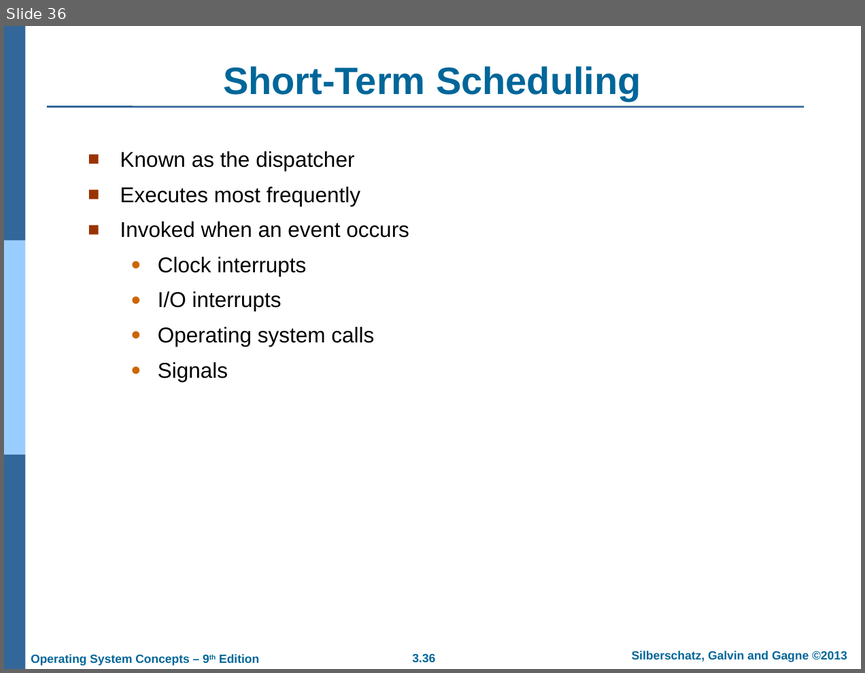
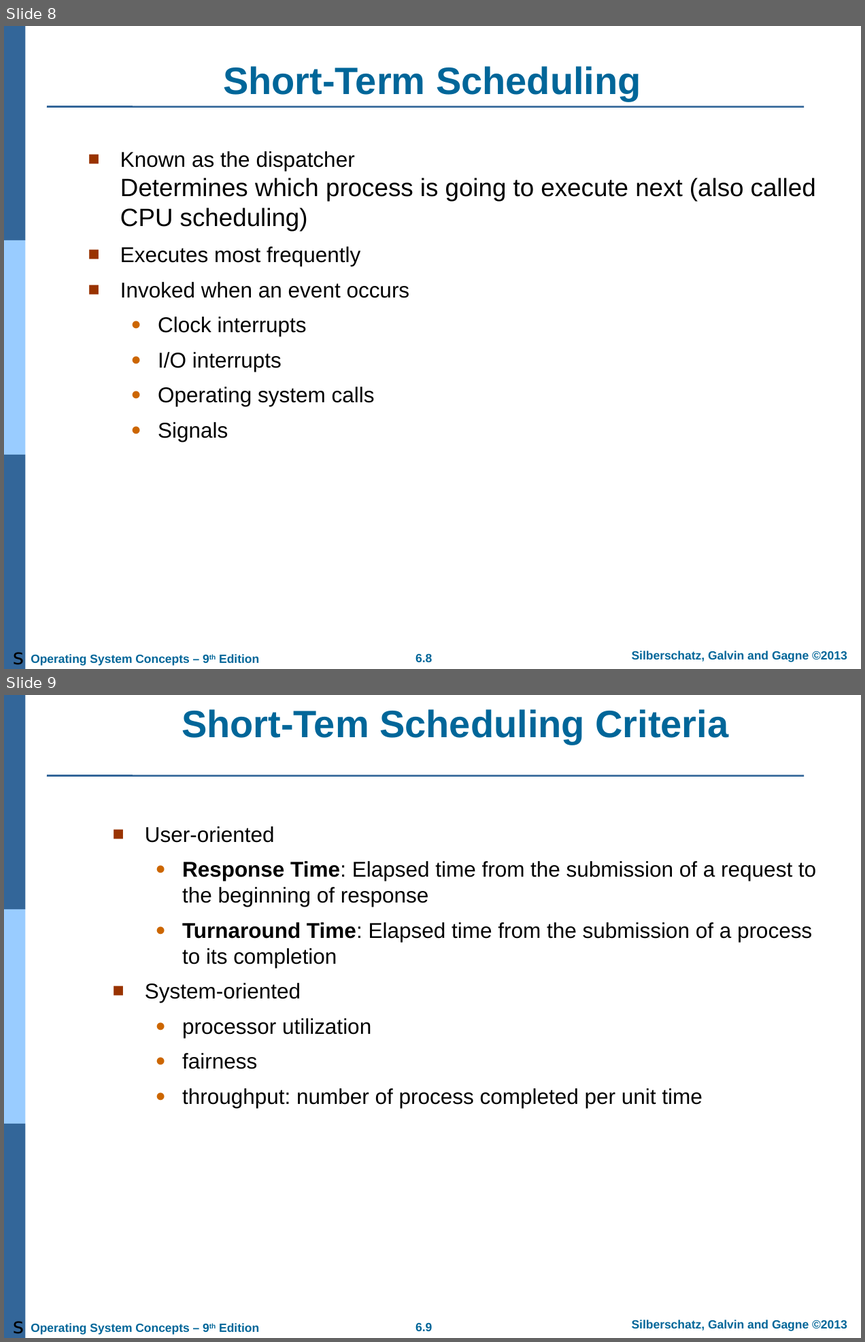
Before and after one commit to qasim2020/givezakat, a slide deck: static/AOS/Chapter 3.ppt. Shown one above the other, each under a label of ours: slide 36 before the commit, slides 8 and 9 after it. The pictures are 865x673 and 865x1342 pixels, drawn with LibreOffice and Linux fonts; fonts in the diff are those of the drawing; background and template pictures are left out. Boxes give left, top, right and bottom in pixels: in the first picture for what was removed or moved away, otherwise in the second. Text is boxed around its words. In the diff, an @@ line names an element or a change of style, - is before the commit and + after.

```diff
--- a/static/AOS/Chapter 3.ppt
+++ b/static/AOS/Chapter 3.ppt
@@ slide 9 added at box(4, 695, 861, 1338), background #FFFFFF; not listed: 7 template elements that a slide beside it also shows @@
@@ title added at box(181, 709, 728, 745), 32 pt, text #006699, bold @@
+Short-Tem Scheduling Criteria
@@ text added at box(145, 826, 816, 1108), 18 pt, text #000000 @@
+■ User-oriented
+  ● Response Time: Elapsed time from the submission of a request to the beginning of response
+  ● Turnaround Time: Elapsed time from the submission of a process to its completion
+■ System-oriented
+  ● processor utilization
+  ● fairness
+  ● throughput: number of process completed per unit time
@@ text added at box(13, 1321, 24, 1334), 18 pt, text #000000 @@
+s
@@ what was slide 36 is now slide 8 @@
@@ slide 8 changed as well @@
@@ text at box(120, 151, 816, 231): text changed; size 18 to 21 pt @@
-■ Known as the dispatcher
+■ Known as the dispatcher
+  Determines which process is going to execute next (also called CPU scheduling)
@@ text added at box(13, 652, 24, 665), 18 pt, text #000000 @@
+s
@@ page number at box(415, 653, 432, 662): text changed @@
-3.36
+6.8
```
Also in this commit, not shown: 1 other slide changed, 40 other slides added, 60 slides removed, 12 other files.
